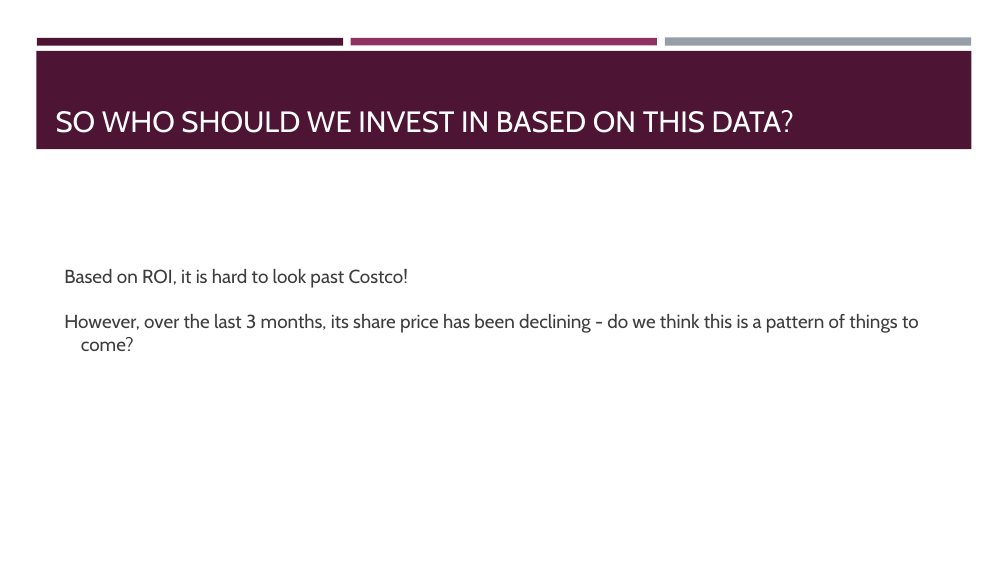
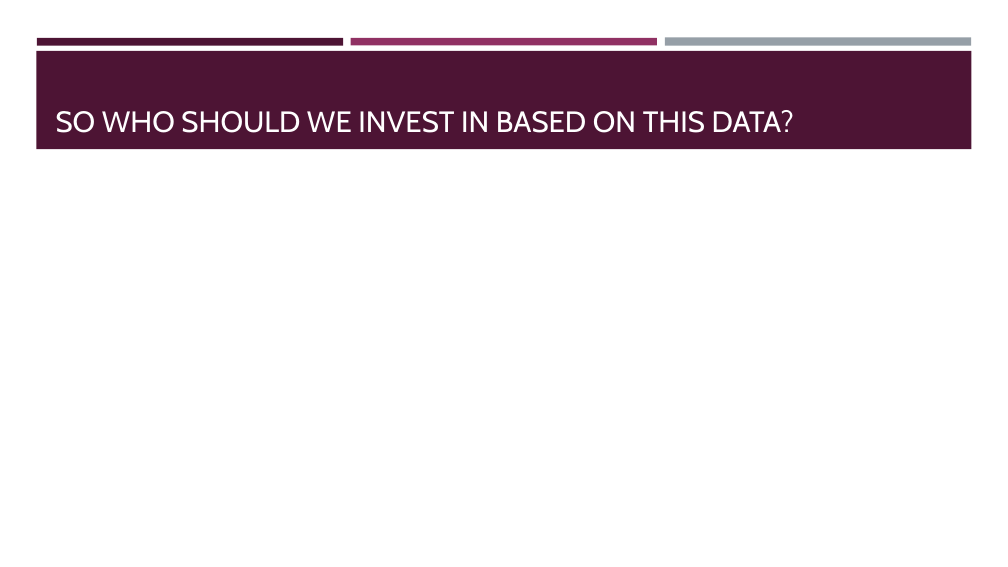
Before and after one commit to drchid1/Team-Project-Group-3---Finance-, a slide deck: slide 22 of presentation/Group 3 – FINANCIAL ANALYSIS.pptx (slide 21 before the commit). Drawn at 1008x567 pixels with LibreOffice and Linux fonts; fonts in the diff are those of the drawing. Boxes give left, top, right and bottom in pixels: in the first picture for what was removed or moved away, otherwise in the second. Text is boxed around its words. In the diff, an @@ line names an element or a change of style, - is before the commit and + after.

```diff
--- a/presentation/Group 3 – FINANCIAL ANALYSIS.pptx
+++ b/presentation/Group 3 – FINANCIAL ANALYSIS.pptx
@@ text removed at <box>64,269,919,351</box> @@
-Based on ROI, it is hard to look past Costco!
-However, over the last 3 months, its share price has been declining - do we think this is a pattern of things to come?
```
Also in this commit, not shown: 4 other slides changed, 2 slides added, 1 slide removed.
